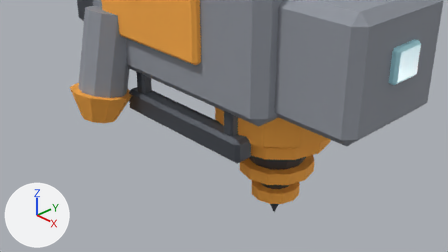
The Blender file assets/blender/mining_pod.blend: old version first, new version second.
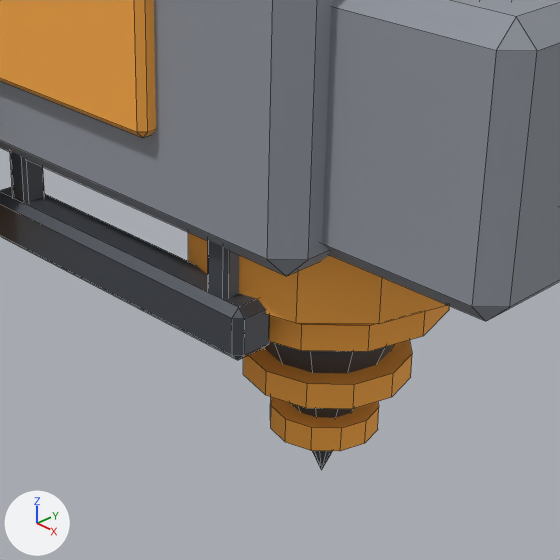
Each version appears first from the file's camera 'Camera', and next in a close-up on the part from 29% to 85% of the width and 2% to 100% of the height. The lights are fixed; the arrows at lower left show +X, +Y and +Z. The last two pictures show the newer version. The close-ups show mesh edges as thin lines.

The first close-up shows 'Drill', 'DrillCollar', 'DrillRing1', 'DrillRing2', 'DrillRing3', 'Hull', 'Nose', 'PanelR', 'SkidLegR1', 'SkidLegR2', 'SkidR'.
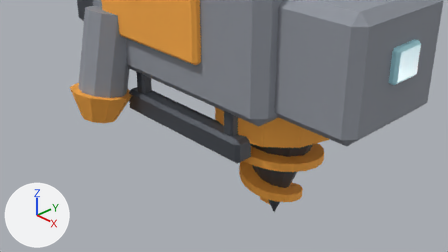
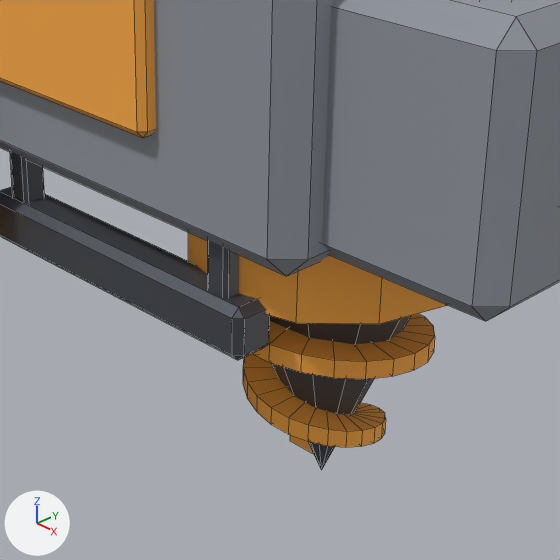
Changed parts and their boxes (x1, y1, x2, y2) in the close-ups (560 x 560 px):
'DrillHelix', added (orange): after (243, 314, 435, 453)
'DrillRing2', deleted (orange): before (243, 340, 412, 409)
'DrillRing1', deleted (orange): before (269, 305, 450, 352)
'DrillRing3', deleted (orange): before (270, 397, 379, 451)

The change, as a diff of the scene's bpy script:
```diff
--- a/assets/blender/mining_pod.blend.py
+++ b/assets/blender/mining_pod.blend.py
@@ me_drillhelix @@
+me_drillhelix.from_pydata(...)  # 244 vertices, 242 faces; spans x 0.32..2.44, y -0.9..1.06, z -1.19..0.85
+me_drillhelix.materials.append(mat_orange)  # orange #ffad45
@@ ob_drillring1 @@
-ob_drillring1 = bpy.data.objects.new('DrillRing1', me_cylinder_007)
-ob_drillring1.location = (1.3, 0.0, 0.35)
@@ ob_drillring2 @@
-ob_drillring2 = bpy.data.objects.new('DrillRing2', me_cylinder_008)
-ob_drillring2.location = (1.3, 0.0, -0.25)
@@ ob_drillring3 @@
-ob_drillring3 = bpy.data.objects.new('DrillRing3', me_cylinder_009)
-ob_drillring3.location = (1.3, 0.0, -0.75)
@@ ob_drillhelix @@
+ob_drillhelix = bpy.data.objects.new('DrillHelix', me_drillhelix)
+ob_drillhelix.location = (0.0, 0.0, 0.0)
```
